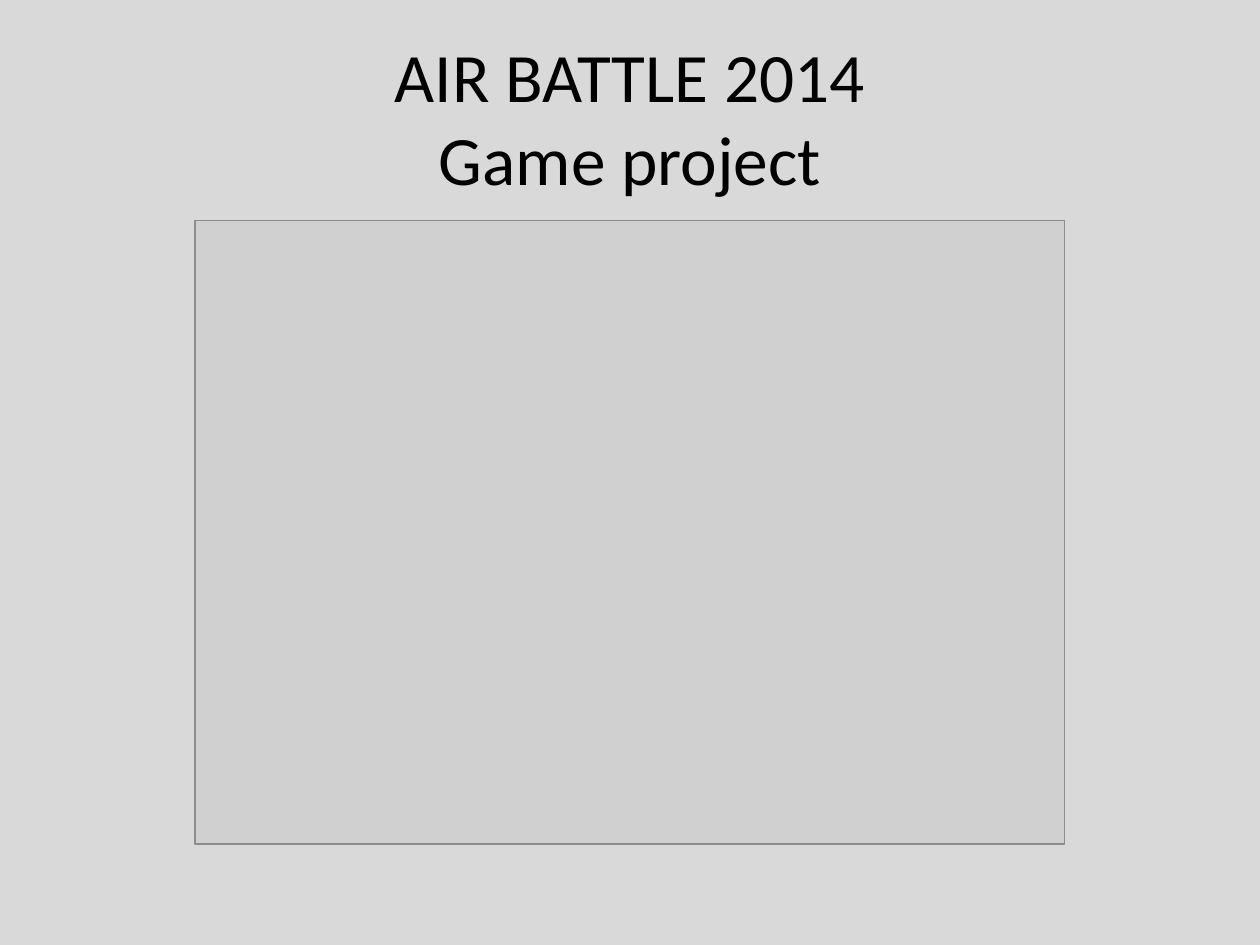
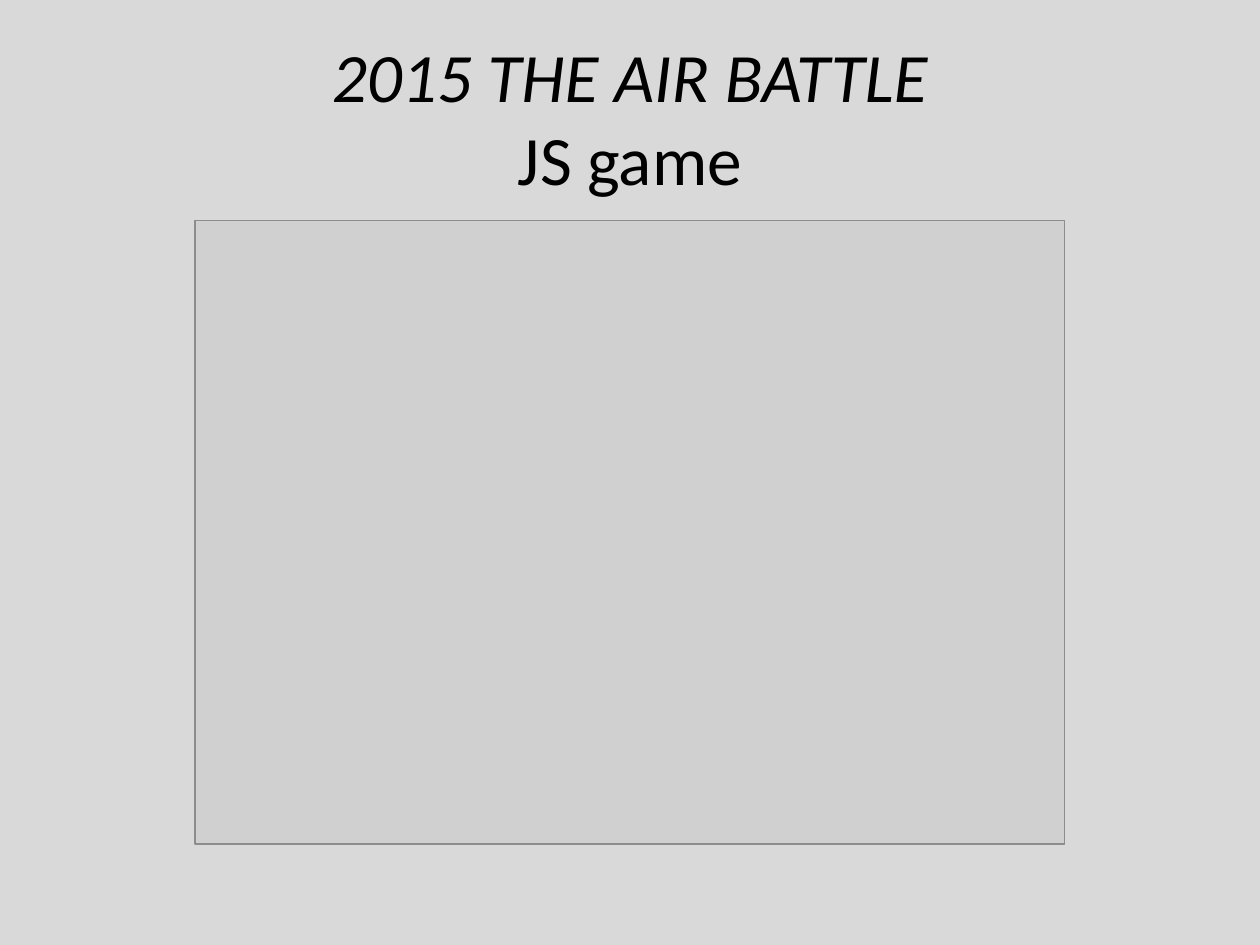
Before and after one commit to idoychinov/Hotaru-JavaScript, a slide deck: slide 2 of Presentation/TeamHotaru.pptx. Drawn at 1260x945 pixels with LibreOffice and Linux fonts; fonts in the diff are those of the drawing; grey boxes stand for pictures. Boxes give left, top, right and bottom in pixels: in the first picture for what was removed or moved away, otherwise in the second. Text is boxed around its words. In the diff, an @@ line names an element or a change of style, - is before the commit and + after.

Commit message:
Add documentation in project.

```diff
--- a/Presentation/TeamHotaru.pptx
+++ b/Presentation/TeamHotaru.pptx
@@ title at [332,57,928,197]: text changed; italic on @@
-AIR BATTLE 2014
-Game project
+2015 THE AIR BATTLE
+JS game
```
Also in this commit, not shown: 1 other slide changed, 2 other files.
